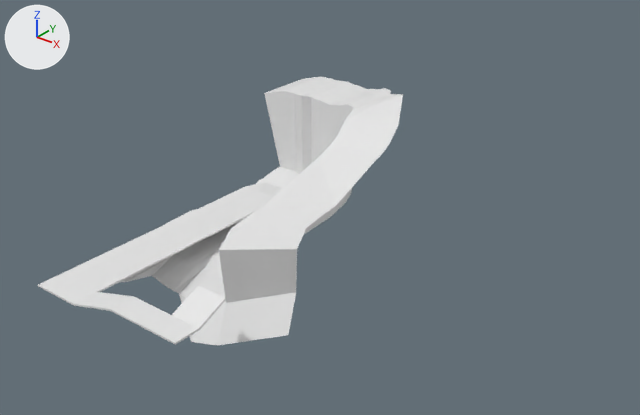
The Blender file Assets/Levels/BeachLevel.blend as it was, and as the next commit left it.
Rendered twice from a 50 mm camera at (140.8, -160.4, 99.1) aimed at (22.2, -12.1, 7.2). The axes (+X, +Y, +Z) are drawn at upper left. The lights are the same throughout.

The scene before the commit, as lines of its bpy script (objects in view):
```python
me_grid = bpy.data.meshes.new('Grid')
me_grid.from_pydata(...)  # 320 vertices, 293 faces; spans x -27.9..20.7, y -35.9..12.4, z -28.4..15.5
ob_grid = bpy.data.objects.new('Grid', me_grid)
ob_grid.location = (0.0, 0.0, 0.0)
ob_grid.scale = (2.0, 2.0, 2.0)
```
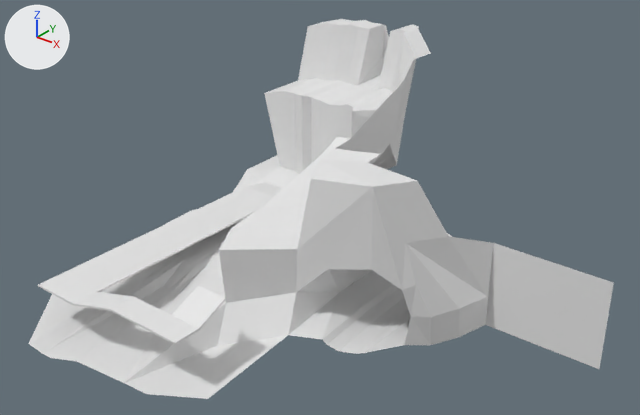
Edits to the scene script, one JSON object a line:
```json
{"block": "me_grid", "where": "# used by ob_grid; location = (0.0, 0.0, 0.0); scale = (2.0, 2.0, 2.0)"}
{"op": "remove", "block": "me_grid", "code": "me_grid.from_pydata(...)  # 320 vertices, 293 faces; spans x -27.9..20.7, y -35.9..12.4, z -28.4..15.5"}
{"op": "add", "block": "me_grid", "code": "me_grid.from_pydata(...)  # 422 vertices, 422 faces; spans x -27.9..47.3, y -39.0..16.1, z -28.4..21.6"}
{"block": "me_grid", "change": "me_grid part 1"}
{"block": "me_grid", "change": "2 vertices are removed from x 11.7..17.7, y -1.9..0.1, z 13.8"}
{"block": "me_grid", "change": "6 faces are deleted"}
{"block": "me_grid", "change": "4 vertices in x -6.5..-1.3, y 12.0..12.1, z 11.5..12.5 move by (0.0, -1.0, 0.0)"}
{"block": "me_grid", "change": "14 vertices move from x -4.1..14.8, y -28.4..12.4, z -3.2..15.5 to x -6.2..14.8, y -37.4..11.9, z -3.2..13.4"}
{"block": "me_grid", "change": "77 vertices are added at x -9.5..47.3, y -39.0..16.1, z -4.3..21.6"}
{"block": "me_grid", "change": "18 new vertices lie (1.0, 1.0, 7.6) away from vertices in x -6.5..19.9, y -20.8..12.4, z 7.2..14.0"}
{"block": "me_grid", "change": "9 new vertices lie (0.1, 3.0, 0.0) away from vertices in x -5.5..11.5, y 10.1..13.0, z 19.1..21.6"}
{"block": "me_grid", "change": "135 new faces join them"}
```

Location of each change, [x1, y1, x2, y2] in pixels of the pictures (640 x 415 px):
```json
{"object": "Grid", "change": "reshaped", "before": [38, 77, 403, 346], "after": [28, 19, 614, 399], "on screen": "60% wider, 41% taller"}
{"part": 1, "of": "me_grid", "change": "built on", "before": [121, 77, 403, 346], "after": [28, 19, 614, 399]}
```
